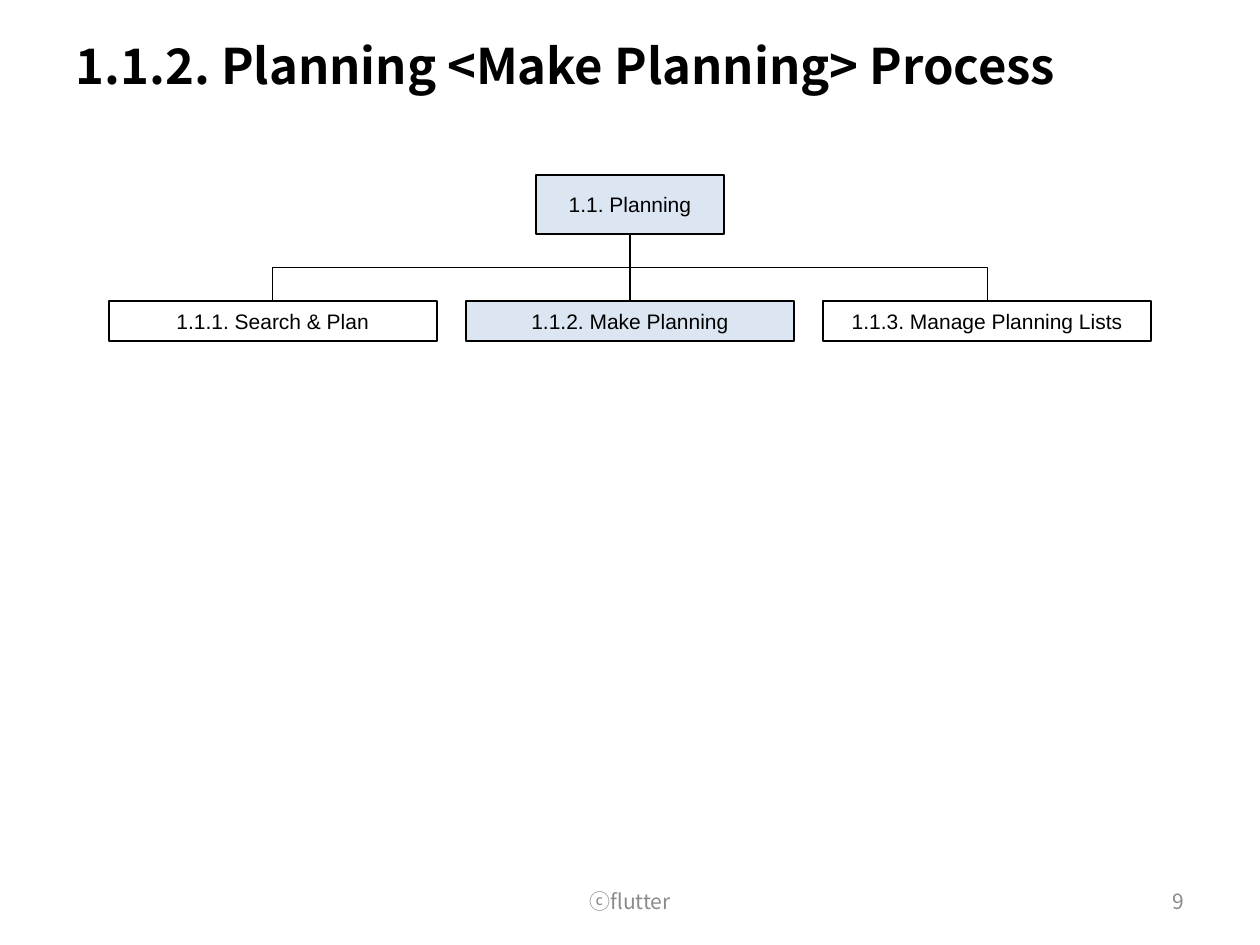
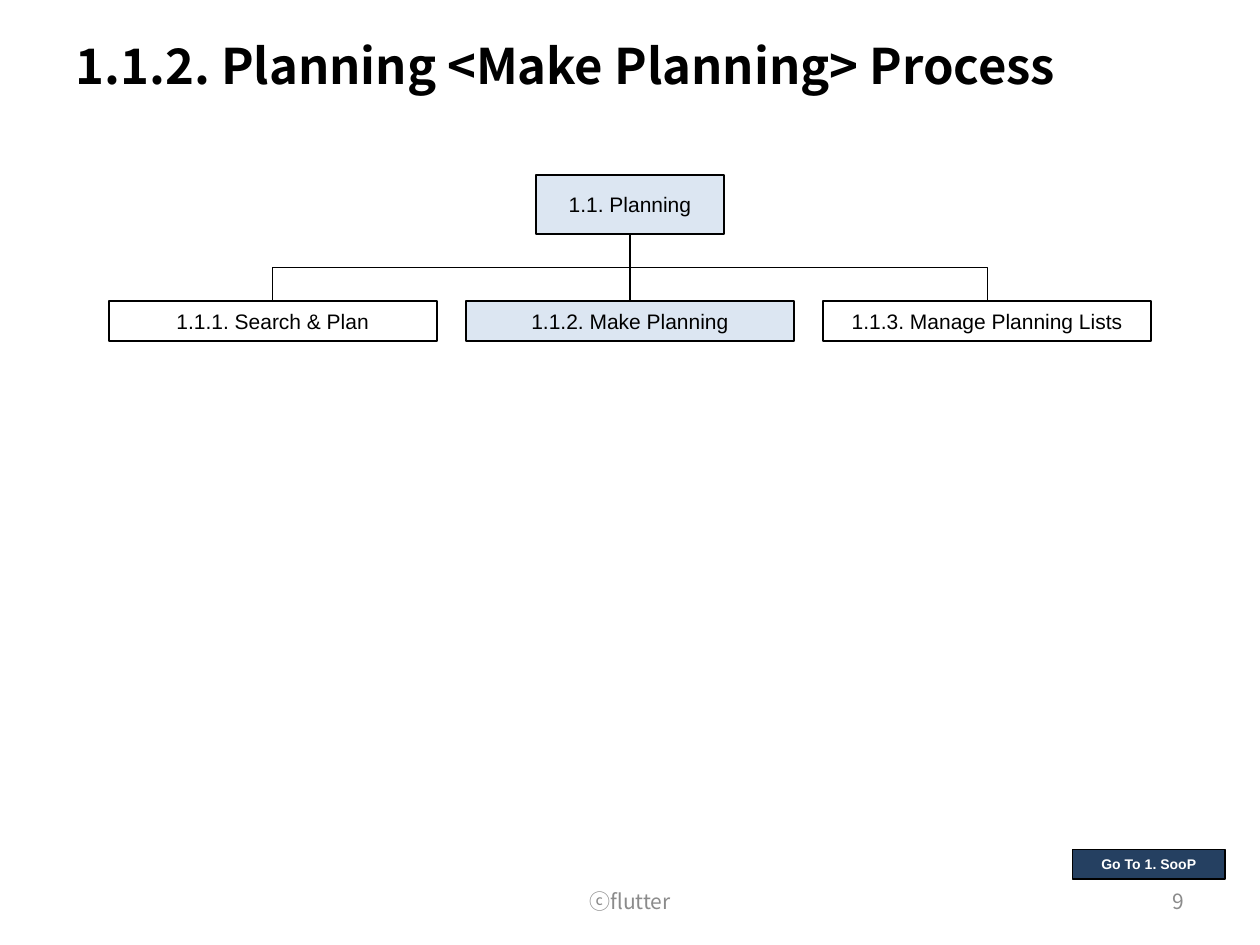
Before and after one commit to wooramc/soop_rep, a slide deck: slide 9 of flutter_process.pptx. Drawn at 1260x945 pixels with LibreOffice and Linux fonts; fonts in the diff are those of the drawing. Boxes give left, top, right and bottom in pixels: in the first picture for what was removed or moved away, otherwise in the second. Text is boxed around its words. In the diff, an @@ line names an element or a change of style, - is before the commit and + after.

Commit message:
process_hyperlink

```diff
--- a/flutter_process.pptx
+++ b/flutter_process.pptx
@@ rectangle added at (1072, 849, 1225, 879), fill #254061, outline #000000 1 pt, 8 pt, text #FFFFFF, bold @@
+Go To 1. SooP
```
Also in this commit, not shown: 15 other slides changed, 2 slides added.
